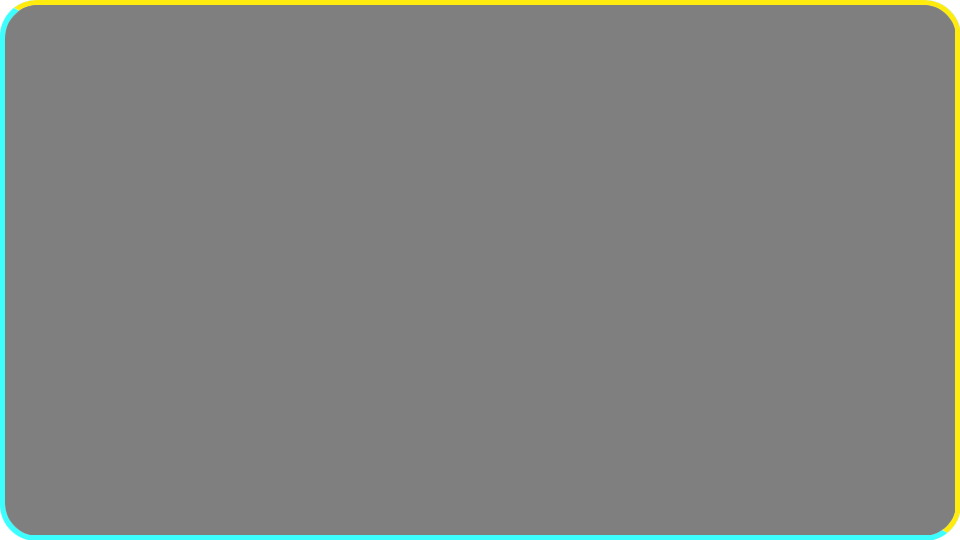
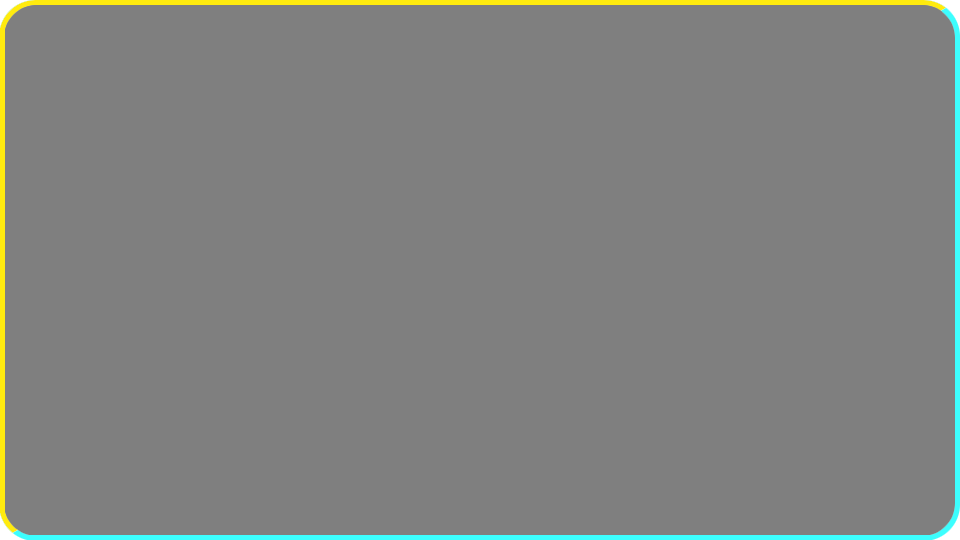
Revision of a layered (960, 540) image; what changed, layer by layer:
painted on "Box Background" over box(5, 5, 955, 535)
painted on "Box01" over box(0, 0, 960, 540)
